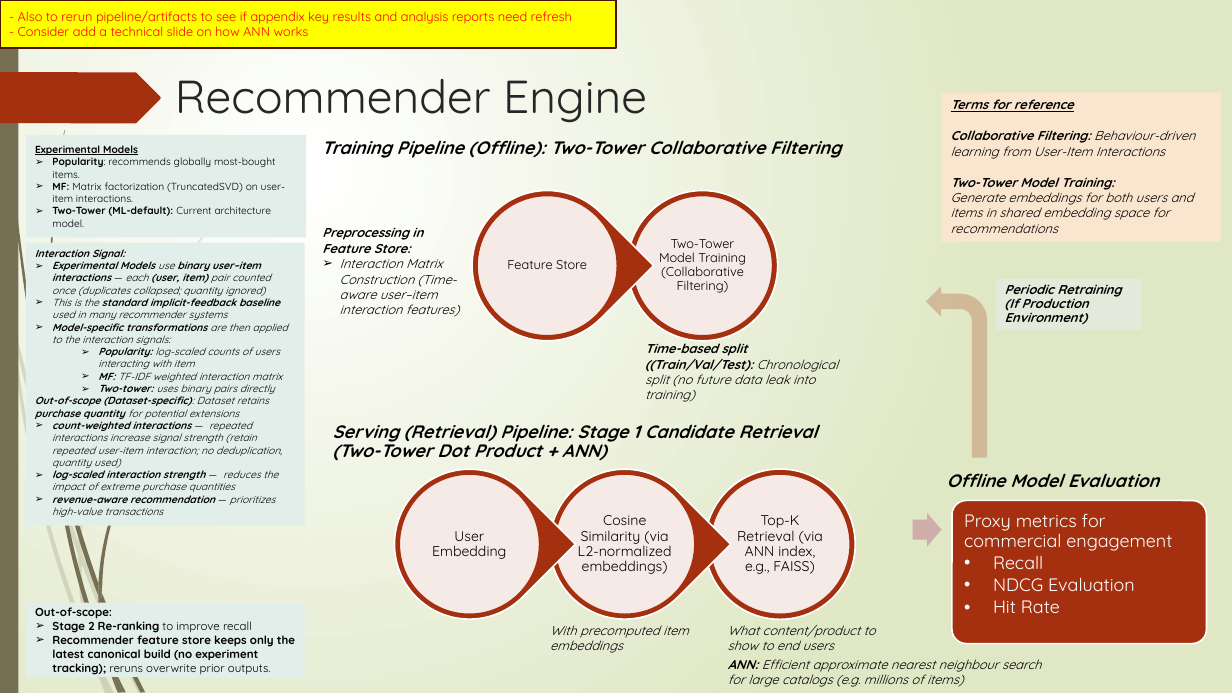
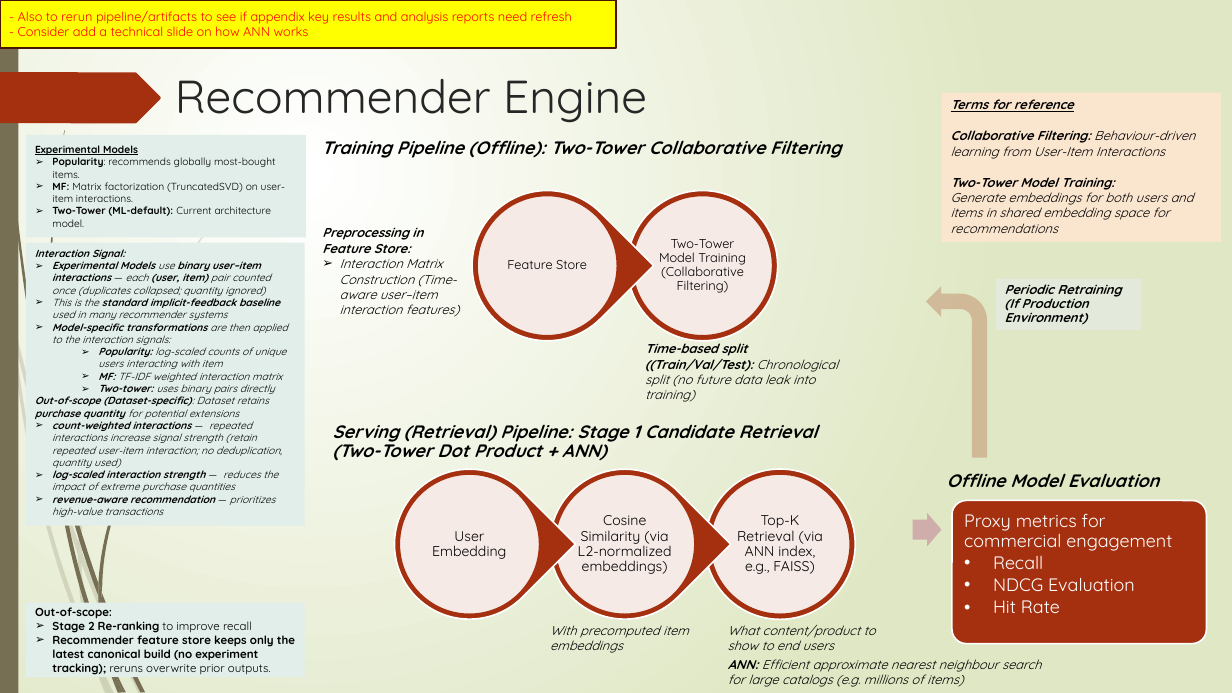
Before and after one commit to Phrey001/mle-marketplace-growth, a slide deck: slide 5 of docs/architecture.pptx. Drawn at 1232x693 pixels with LibreOffice and Linux fonts; fonts in the diff are those of the drawing. Boxes give left, top, right and bottom in pixels: in the first picture for what was removed or moved away, otherwise in the second. Text is boxed around its words. In the diff, an @@ line names an element or a change of style, - is before the commit and + after.

```diff
--- a/docs/architecture.pptx
+++ b/docs/architecture.pptx
@@ text in rectangle at <box>98,344,287,369</box>: text changed @@
-  ➢ Popularity: log-scaled counts of users interacting with item
+  ➢ Popularity: log-scaled counts of unique users interacting with item
```
Also in this commit, not shown: 1 other file.
